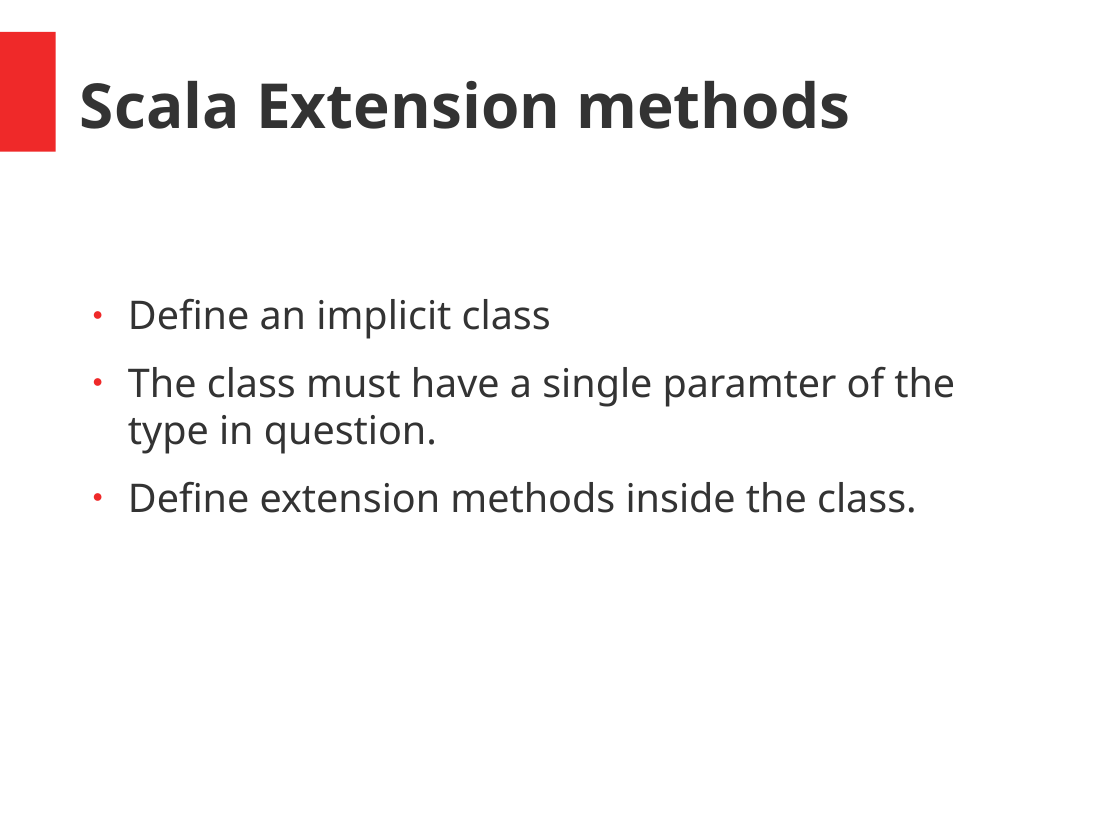
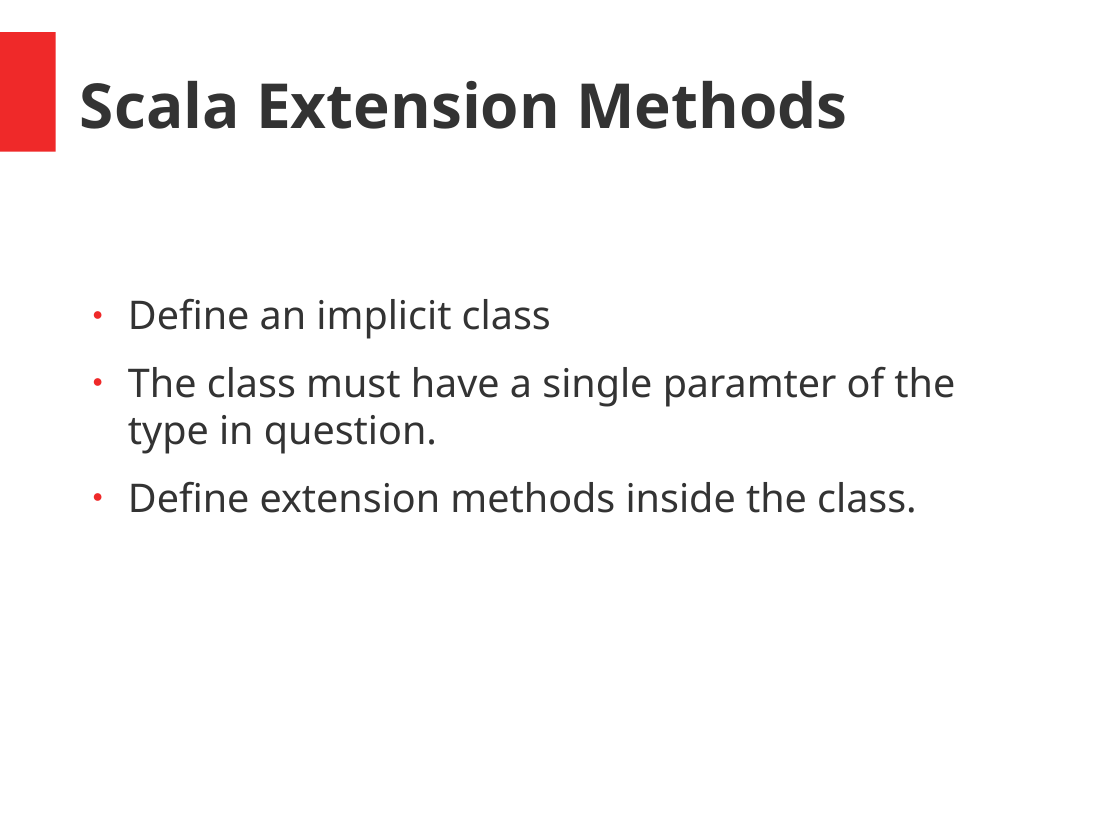
Before and after one commit to hermannhueck/typeclasses, a slide deck: slide 3 of Slides/TypeClasses.pptx. Drawn at 1120x840 pixels with LibreOffice and Linux fonts; fonts in the diff are those of the drawing. Boxes give left, top, right and bottom in pixels: in the first picture for what was removed or moved away, otherwise in the second. Text is boxed around its words. In the diff, an @@ line names an element or a change of style, - is before the commit and + after.

```diff
--- a/Slides/TypeClasses.pptx
+++ b/Slides/TypeClasses.pptx
@@ text at (80, 81, 848, 129): text changed @@
-Scala Extension methods
+Scala Extension Methods
```
Also in this commit, not shown: 2 other slides changed, 1 slide added, 1 other file.
